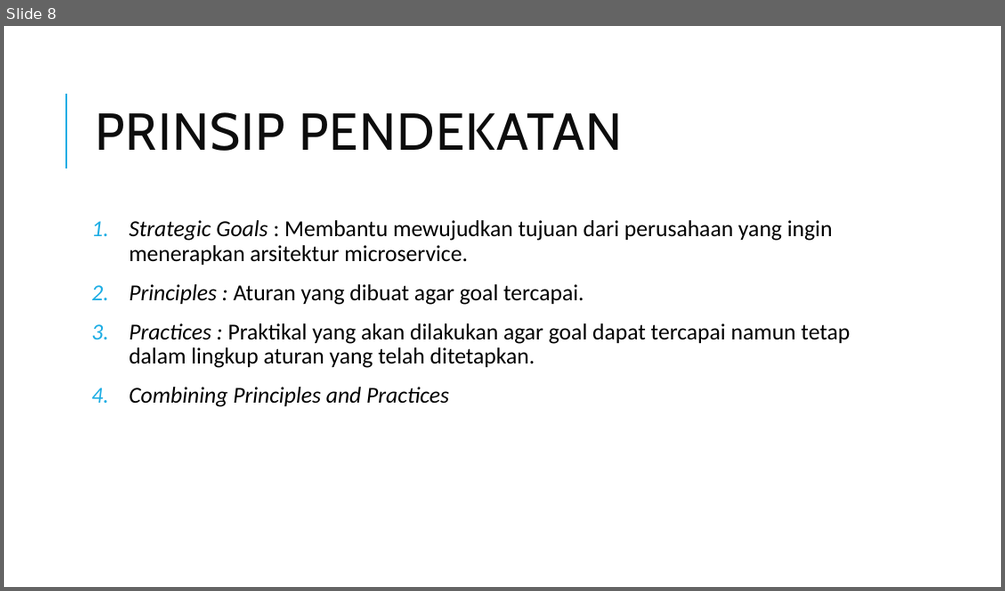
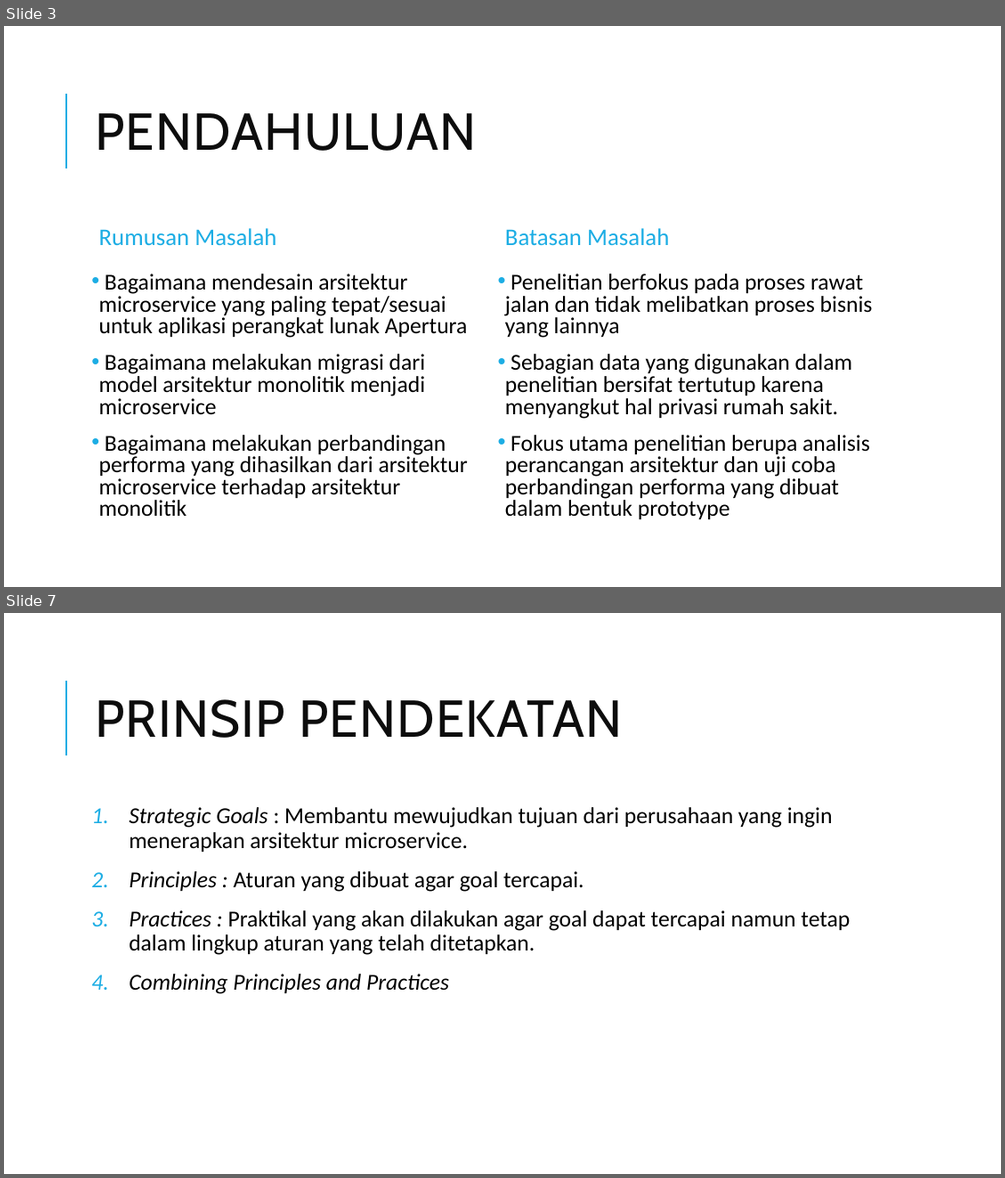
Before and after one commit to edriclaksaputra/tugasakhir, a slide deck: PPT.pptx. Shown one above the other, each under a label of ours: slide 8 before the commit, slides 3 and 7 after it; the slides between them are not shown. The pictures are 1005x591 and 1005x1178 pixels, drawn with LibreOffice and Linux fonts; fonts in the diff are those of the drawing. Boxes give left, top, right and bottom in pixels: in the first picture for what was removed or moved away, otherwise in the second. Text is boxed around its words. In the diff, an @@ line names an element or a change of style, - is before the commit and + after.

```diff
--- a/PPT.pptx
+++ b/PPT.pptx
@@ slide 3 added at [4,26,1001,587], background #FFFFFF; not listed: 1 template element that a slide beside it also shows @@
@@ title added at [95,113,476,151], 50 pt, text #0D0D0D @@
+PENDAHULUAN
@@ text added at [99,228,276,246], 23 pt, text #1CADE4 @@
+Rumusan Masalah
@@ text added at [505,228,669,246], 23 pt, text #1CADE4 @@
+Batasan Masalah
@@ text added at [99,273,468,516], 22 pt, text #000000 @@
+• Bagaimana mendesain arsitektur microservice yang paling tepat/sesuai untuk aplikasi perangkat lunak Apertura
+• Bagaimana melakukan migrasi dari model arsitektur monolitik menjadi microservice
+• Bagaimana melakukan perbandingan performa yang dihasilkan dari arsitektur microservice terhadap arsitektur monolitik
@@ text added at [505,273,873,519], 22 pt, text #000000 @@
+• Penelitian berfokus pada proses rawat jalan dan tidak melibatkan proses bisnis yang lainnya
+• Sebagian data yang digunakan dalam penelitian bersifat tertutup karena menyangkut hal privasi rumah sakit.
+• Fokus utama penelitian berupa analisis perancangan arsitektur dan uji coba perbandingan performa yang dibuat dalam bentuk prototype
@@ what was slide 8 is now slide 7 @@
```
Also in this commit, not shown: 9 slides changed, 2 slides removed, 6 other files.
